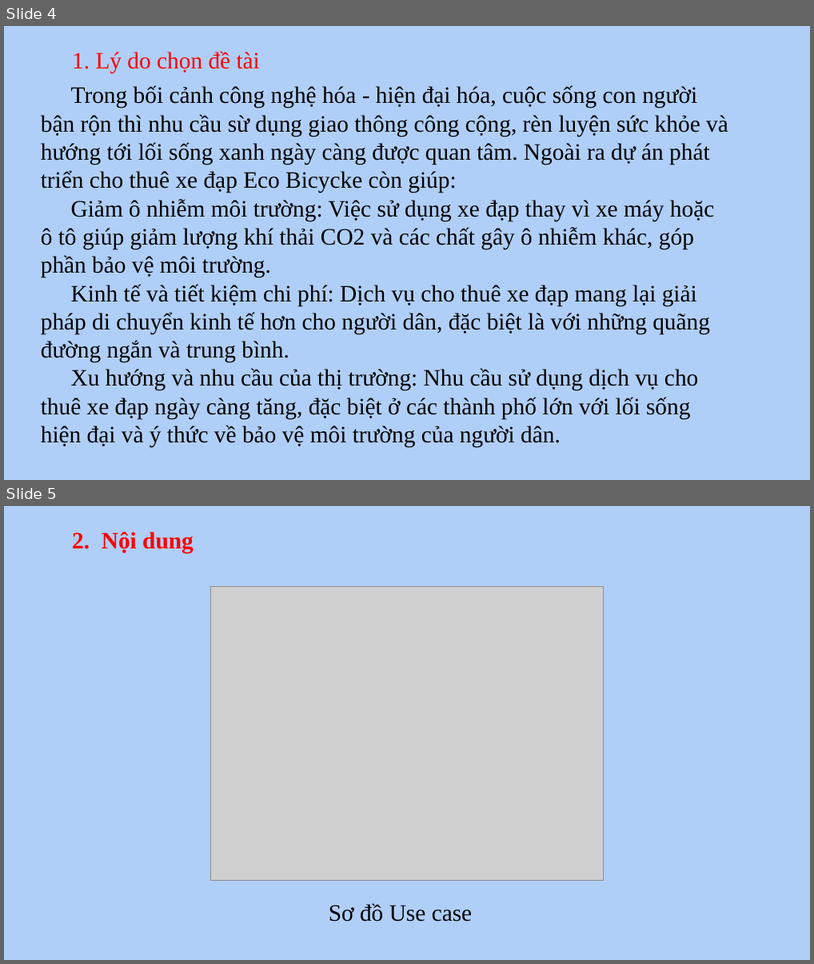
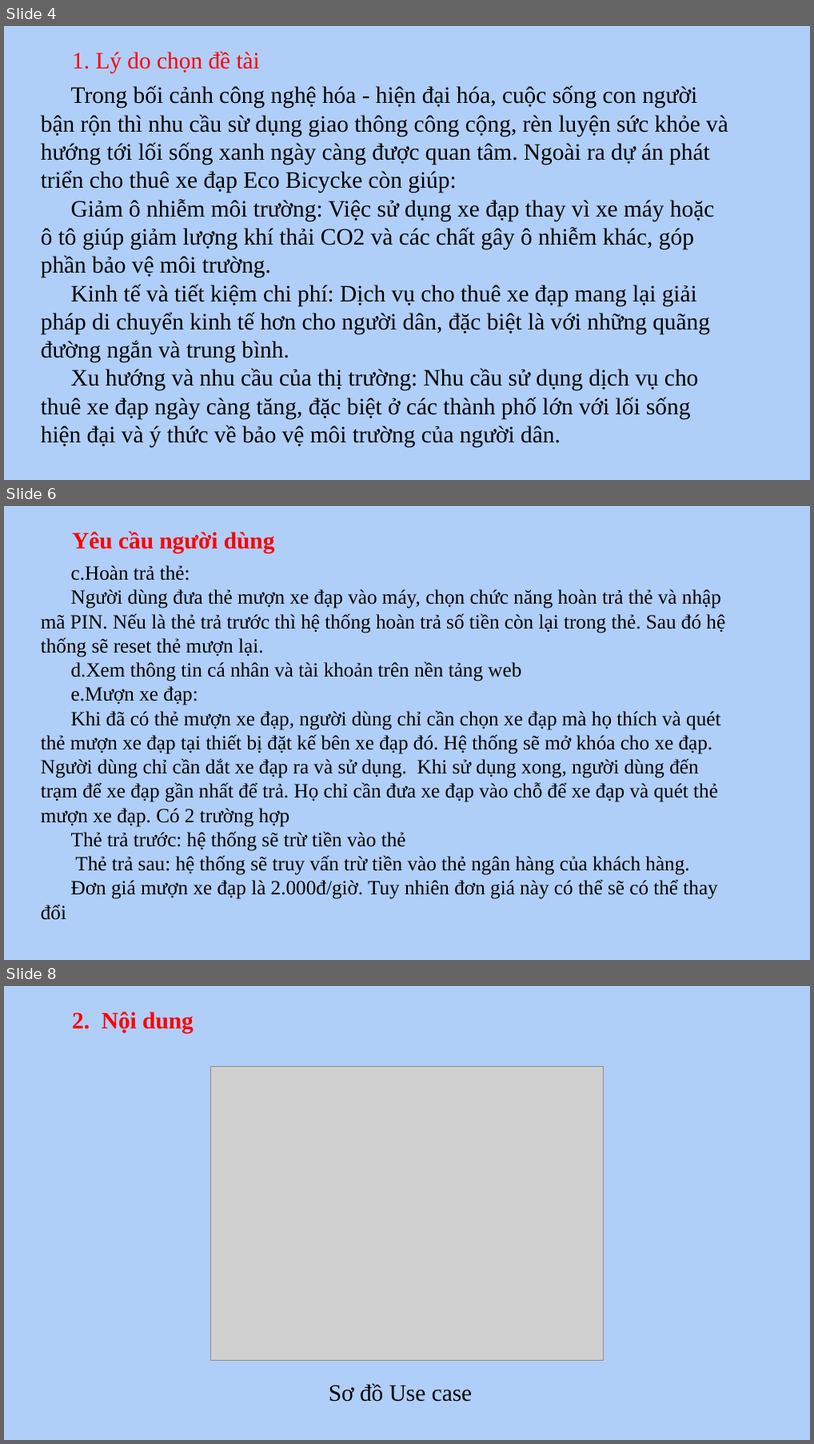
Before and after one commit to hophuoc4so9/EcoBicycle, a slide deck: Nhom8_QuanLyThueXeDap.pptx. Shown one above the other, each under a label of ours: slides 4 and 5 before the commit, slides 4, 6 and 8 after it; the slides between them are not shown. The pictures are 814x964 and 814x1444 pixels, drawn with LibreOffice and Linux fonts; fonts in the diff are those of the drawing; grey boxes stand for pictures. Boxes give left, top, right and bottom in pixels: in the first picture for what was removed or moved away, otherwise in the second. Text is boxed around its words. In the diff, an @@ line names an element or a change of style, - is before the commit and + after.

```diff
--- a/Nhom8_QuanLyThueXeDap.pptx
+++ b/Nhom8_QuanLyThueXeDap.pptx
@@ slide 6 added at <box>4,506,810,960</box>, background #FFFFFF @@
@@ rectangle added at <box>4,506,810,960</box>, fill #B0CFF8 @@
@@ text added at <box>72,531,275,554</box>, 28 pt, text #FF0000, bold @@
+Yêu cầu người dùng
@@ text added at <box>41,565,726,920</box>, 24 pt, text #000000 @@
+c.Hoàn trả thẻ:
+Người dùng đưa thẻ mượn xe đạp vào máy, chọn chức năng hoàn trả thẻ và nhập mã PIN. Nếu là thẻ trả trước thì hệ thống hoàn trả số tiền còn lại trong thẻ. Sau đó hệ thống sẽ reset thẻ mượn lại.
+d.Xem thông tin cá nhân và tài khoản trên nền tảng web
+e.Mượn xe đạp:
+Khi đã có thẻ mượn xe đạp, người dùng chỉ cần chọn xe đạp mà họ thích và quét thẻ mượn xe đạp tại thiết bị đặt kế bên xe đạp đó. Hệ thống sẽ mở khóa cho xe đạp. Người dùng chỉ cần dắt xe đạp ra và sử dụng. Khi sử dụng xong, người dùng đến trạm để xe đạp gần nhất để trả. Họ chỉ cần đưa xe đạp vào chỗ để xe đạp và quét thẻ mượn xe đạp. Có 2 trường hợp
+Thẻ trả trước: hệ thống sẽ trừ tiền vào thẻ
+Thẻ trả sau: hệ thống sẽ truy vấn trừ tiền vào thẻ ngân hàng của khách hàng.
+Đơn giá mượn xe đạp là 2.000đ/giờ. Tuy nhiên đơn giá này có thể sẽ có thể thay đổi
@@ what was slide 5 is now slide 8 @@
```
Also in this commit, not shown: 2 other slides added, 1 other file.
